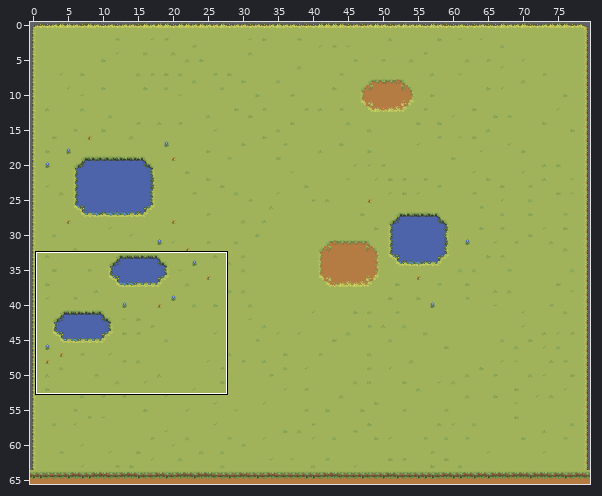
Tiled map (JSON) -- src/assets/tilemaps/generated/1-6.tmj. Above, an overview of the earlier version with the close-up marked.
Close-up. The starting point:
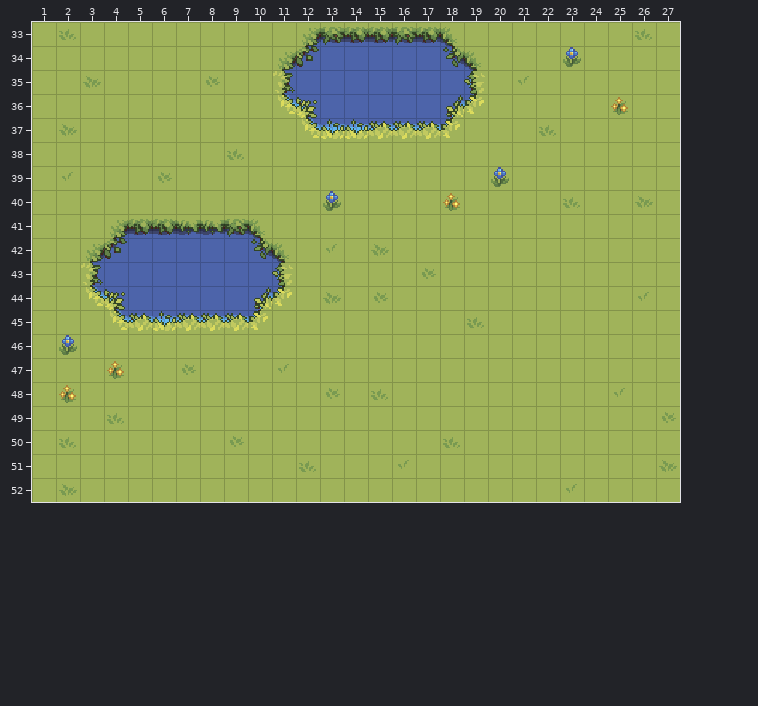
Cells are 16x16 px. Shown: x 1..27, y 33..52. The commit also changed other parts of the map, which this record leaves out.
After the commit:
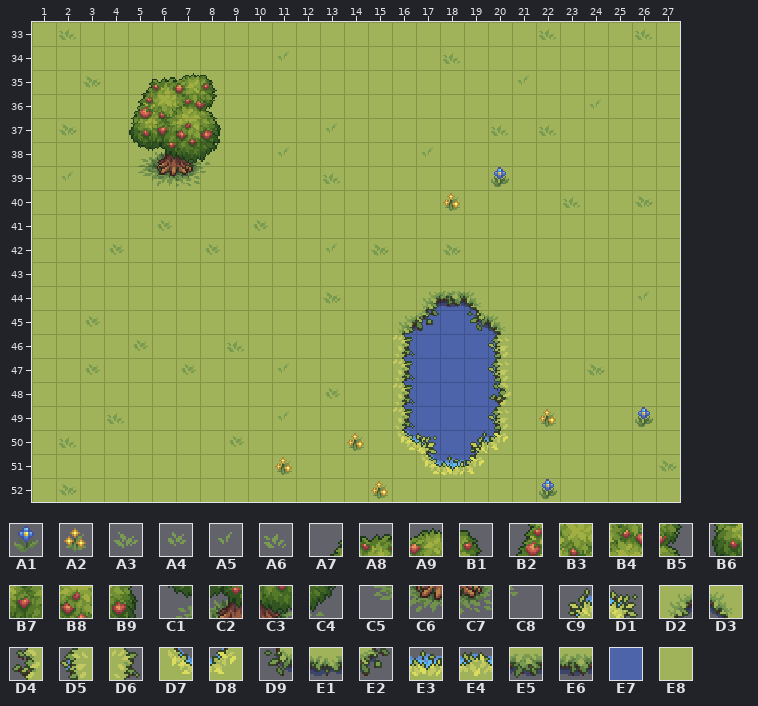
Key: from "Details": A1 120, A2 128, A3 156, A4 157, A5 160, A6 161; from "Trees_rocks": A7 8, A8 9, A9 10, B1 11, B2 24, B3 25, B4 26, B5 27, B6 40, B7 41, B8 42, B9 43, C1 56, C2 57, C3 58, C4 59, C5 72, C6 73, C7 74, C8 75; from "Water_coasts": C9 41, D1 43, D2 44, D3 45, D4 79, D5 80, D6 82, D7 83, D8 84, D9 119, E1 120, E2 121, E3 158, E4 159, E5 197, E6 198; from "Water_detilazation": E7 0; from "ground_grasss": E8 55.
__ is an empty cell, .. an unchanged one.
The edit:
--- layer "Base"
@@ x 11..19 @@
-33 .. E7 E7 E7 E7 E7 E7 E7 ..
-34 E7 E7 E7 E7 E7 E7 E7 E7 E7
-35 E7 E7 E7 E7 E7 E7 E7 E7 E7
-36 E7 E7 E7 E7 E7 E7 E7 E7 E7
-37 .. E7 E7 E7 E7 E7 E7 E7 ..
+33 .. E8 E8 E8 E8 E8 E8 E8 ..
+34 E8 E8 E8 E8 E8 E8 E8 E8 E8
+35 E8 E8 E8 E8 E8 E8 E8 E8 E8
+36 E8 E8 E8 E8 E8 E8 E8 E8 E8
+37 .. E8 E8 E8 E8 E8 E8 E8 ..
@@ x 3..20 @@
-41 .. E7 E7 E7 E7 E7 E7 E7 .. .. .. .. .. .. .. .. .. ..
-42 E7 E7 E7 E7 E7 E7 E7 E7 E7 .. .. .. .. .. .. .. .. ..
-43 E7 E7 E7 E7 E7 E7 E7 E7 E7 .. .. .. .. .. .. .. .. ..
-44 E7 E7 E7 E7 E7 E7 E7 E7 E7 .. .. .. .. .. E8 E8 E8 ..
-45 .. E7 E7 E7 E7 E7 E7 E7 .. .. .. .. .. E8 E8 E8 E8 E8
-46 .. .. .. .. .. .. .. .. .. .. .. .. .. E8 E8 E8 E8 E8
-47 .. .. .. .. .. .. .. .. .. .. .. .. .. E8 E8 E8 E8 E8
-48 .. .. .. .. .. .. .. .. .. .. .. .. .. E8 E8 E8 E8 E8
-49 .. .. .. .. .. .. .. .. .. .. .. .. .. E8 E8 E8 E8 E8
-50 .. .. .. .. .. .. .. .. .. .. .. .. .. E8 E8 E8 E8 E8
-51 .. .. .. .. .. .. .. .. .. .. .. .. .. .. E8 E8 E8 ..
+41 .. E8 E8 E8 E8 E8 E8 E8 .. .. .. .. .. .. .. .. .. ..
+42 E8 E8 E8 E8 E8 E8 E8 E8 E8 .. .. .. .. .. .. .. .. ..
+43 E8 E8 E8 E8 E8 E8 E8 E8 E8 .. .. .. .. .. .. .. .. ..
+44 E8 E8 E8 E8 E8 E8 E8 E8 E8 .. .. .. .. .. E7 E7 E7 ..
+45 .. E8 E8 E8 E8 E8 E8 E8 .. .. .. .. .. E7 E7 E7 E7 E7
+46 .. .. .. .. .. .. .. .. .. .. .. .. .. E7 E7 E7 E7 E7
+47 .. .. .. .. .. .. .. .. .. .. .. .. .. E7 E7 E7 E7 E7
+48 .. .. .. .. .. .. .. .. .. .. .. .. .. E7 E7 E7 E7 E7
+49 .. .. .. .. .. .. .. .. .. .. .. .. .. E7 E7 E7 E7 E7
+50 .. .. .. .. .. .. .. .. .. .. .. .. .. E7 E7 E7 E7 E7
+51 .. .. .. .. .. .. .. .. .. .. .. .. .. .. E7 E7 E7 ..
--- layer "Agua"
@@ x 2..27 @@
-33 .. .. .. .. .. .. .. .. .. .. D2 E5 E6 E6 E5 E6 D3 .. .. .. __ .. .. .. .. ..
-34 .. .. .. .. .. .. .. .. .. D2 E2 .. .. .. .. .. D9 D3 .. .. .. A1 .. .. .. ..
-35 .. .. .. __ __ __ A4 .. .. D6 .. .. .. .. .. .. .. D5 .. .. .. .. .. .. .. ..
-36 .. .. .. __ __ __ __ .. .. D7 D1 .. .. .. .. .. C9 D8 .. .. .. .. __ A2 .. ..
-37 .. .. .. __ __ __ __ .. .. .. D7 E3 E3 E4 E4 E4 D8 .. __ .. .. .. .. .. .. ..
-38 .. .. .. __ __ __ __ A6 .. __ .. .. .. .. .. __ .. .. .. .. .. .. .. .. .. ..
-39 .. .. .. __ A4 __ __ .. .. .. .. __ .. .. .. .. .. .. .. .. .. .. .. .. .. ..
-40 .. .. .. .. .. .. .. .. .. .. .. A1 .. .. .. .. .. .. .. .. .. .. .. .. .. ..
-41 .. .. D2 E6 E6 E1 E1 E5 D3 .. .. .. .. .. .. .. .. .. .. .. .. .. .. .. .. ..
-42 .. D2 E2 .. .. .. __ .. D9 D3 .. .. .. .. .. .. __ .. .. .. .. .. .. .. .. ..
-43 .. D6 .. .. .. .. .. .. .. D5 .. .. .. .. .. A4 .. .. .. .. .. .. .. .. .. ..
-44 .. D7 D1 .. .. .. .. .. C9 D8 .. .. .. A4 .. __ __ __ .. .. .. .. .. .. .. ..
-45 .. __ D7 E4 E3 E4 E4 E4 D8 .. .. .. .. .. __ __ .. A6 __ .. .. .. .. .. .. ..
-46 A1 .. .. __ .. .. .. __ .. .. .. .. .. .. __ .. .. .. __ .. .. .. .. .. .. ..
-47 .. __ A2 .. .. .. .. .. .. .. .. .. .. .. __ .. .. .. __ .. .. .. __ .. .. ..
-48 A2 .. .. .. .. .. .. .. .. .. .. .. .. A6 __ .. .. .. __ .. .. .. .. A5 .. ..
-49 .. .. .. .. .. .. .. .. .. __ .. .. .. .. __ .. .. .. __ .. __ .. .. .. __ A4
-50 .. .. .. .. .. .. .. .. .. .. .. .. __ .. __ __ A6 __ __ .. .. .. .. .. .. ..
-51 .. .. .. .. .. .. .. .. .. __ A6 .. .. .. A5 __ __ __ .. .. .. .. .. .. .. ..
-52 .. .. .. .. .. .. .. .. .. .. .. .. .. __ .. .. .. .. .. .. __ A5 .. .. .. ..
+33 .. .. .. .. .. .. .. .. .. .. __ __ __ __ __ __ __ .. .. .. A6 .. .. .. .. ..
+34 .. .. .. .. .. .. .. .. .. A5 __ .. .. .. .. .. A6 __ .. .. .. __ .. .. .. ..
+35 .. .. .. A7 A8 A9 B1 .. .. __ .. .. .. .. .. .. .. __ .. .. .. .. .. .. .. ..
+36 .. .. .. B2 B3 B4 B5 .. .. __ __ .. .. .. .. .. __ __ .. .. .. .. A5 __ .. ..
+37 .. .. .. B6 B7 B8 B9 .. .. .. __ A5 __ __ __ __ __ .. A6 .. .. .. .. .. .. ..
+38 .. .. .. C1 C2 C3 C4 __ .. A5 .. .. .. .. .. A5 .. .. .. .. .. .. .. .. .. ..
+39 .. .. .. C5 C6 C7 C8 .. .. .. .. A6 .. .. .. .. .. .. .. .. .. .. .. .. .. ..
+40 .. .. .. .. .. .. .. .. .. .. .. __ .. .. .. .. .. .. .. .. .. .. .. .. .. ..
+41 .. .. __ __ A4 __ __ __ A4 .. .. .. .. .. .. .. .. .. .. .. .. .. .. .. .. ..
+42 .. __ A4 .. .. .. A4 .. __ __ .. .. .. .. .. .. A3 .. .. .. .. .. .. .. .. ..
+43 .. __ .. .. .. .. .. .. .. __ .. .. .. .. .. __ .. .. .. .. .. .. .. .. .. ..
+44 .. __ __ .. .. .. .. .. __ __ .. .. .. __ .. D2 E6 D3 .. .. .. .. .. .. .. ..
+45 .. A4 __ __ __ __ __ __ __ .. .. .. .. .. D2 E2 .. D9 D3 .. .. .. .. .. .. ..
+46 __ .. .. A4 .. .. .. A6 .. .. .. .. .. .. D6 .. .. .. D5 .. .. .. .. .. .. ..
+47 .. A4 __ .. .. .. .. .. .. .. .. .. .. .. D6 .. .. .. D5 .. .. .. A3 .. .. ..
+48 __ .. .. .. .. .. .. .. .. .. .. .. .. __ D6 .. .. .. D4 .. .. .. .. __ .. ..
+49 .. .. .. .. .. .. .. .. .. A5 .. .. .. .. D6 .. .. .. D5 .. A2 .. .. .. A1 __
+50 .. .. .. .. .. .. .. .. .. .. .. .. A2 .. D7 D1 __ C9 D8 .. .. .. .. .. .. ..
+51 .. .. .. .. .. .. .. .. .. A2 __ .. .. .. __ D7 E3 D8 .. .. .. .. .. .. .. ..
+52 .. .. .. .. .. .. .. .. .. .. .. .. .. A2 .. .. .. .. .. .. A1 __ .. .. .. ..
